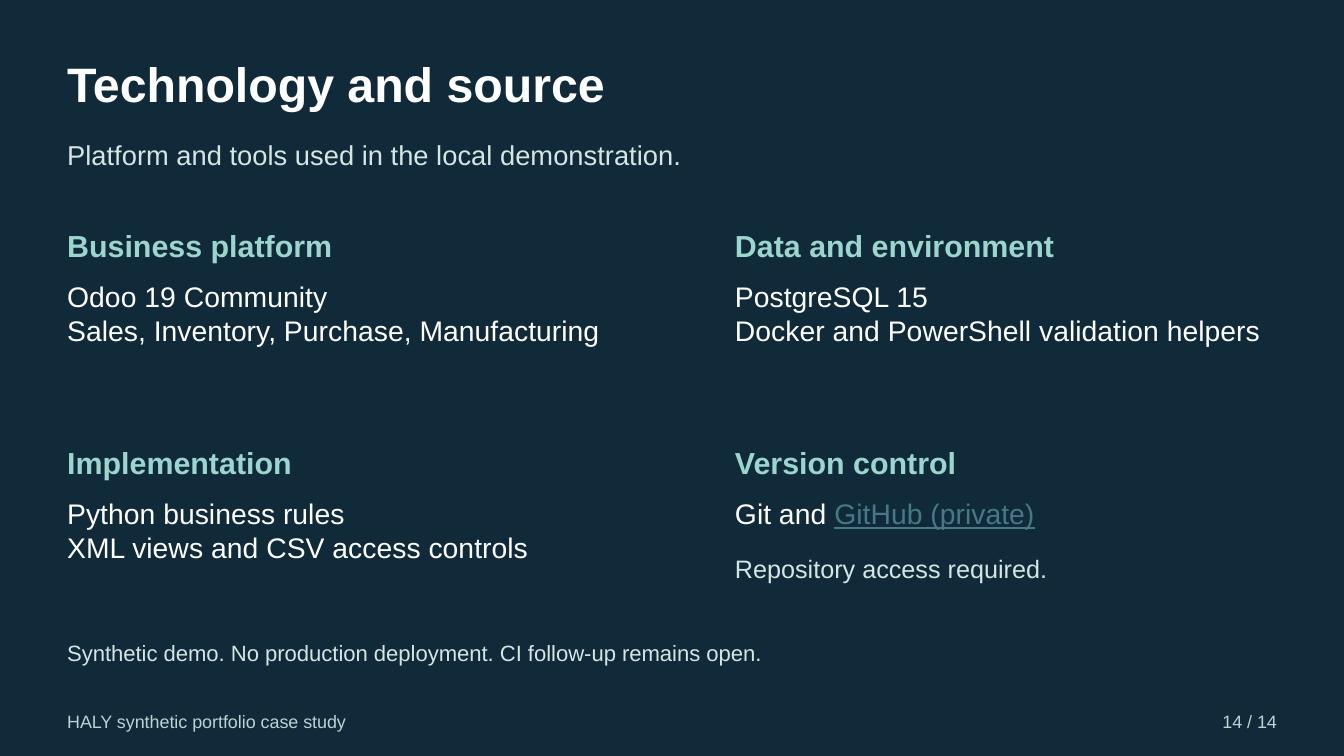
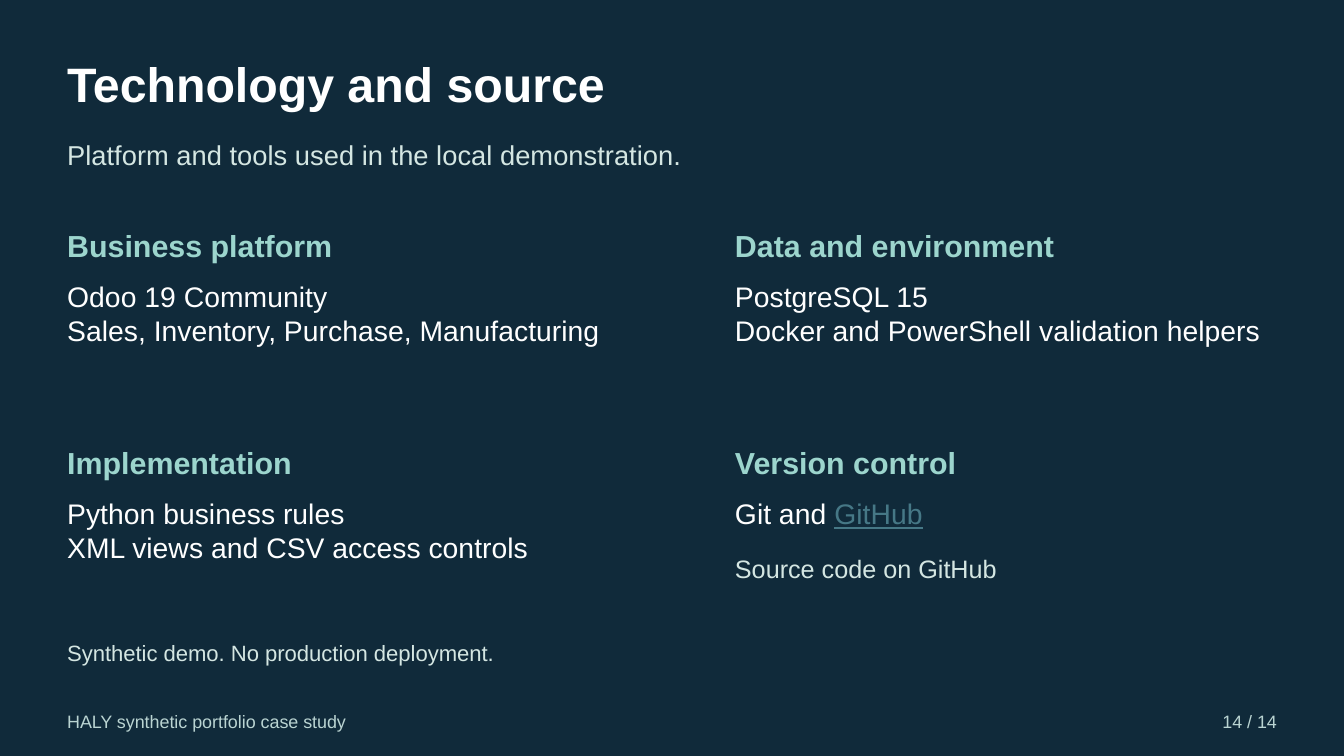
Before and after one commit to yusufondes/Operations-Control-Tower, a slide deck: slide 14 of docs/portfolio/HALY-Operations-Control-Tower-Case-Study-Revised.pptx. Drawn at 1344x756 pixels with LibreOffice and Linux fonts; fonts in the diff are those of the drawing. Boxes give left, top, right and bottom in pixels: in the first picture for what was removed or moved away, otherwise in the second. Text is boxed around its words. In the diff, an @@ line names an element or a change of style, - is before the commit and + after.

```diff
--- a/docs/portfolio/HALY-Operations-Control-Tower-Case-Study-Revised.pptx
+++ b/docs/portfolio/HALY-Operations-Control-Tower-Case-Study-Revised.pptx
@@ text at (735,503,922,529): text changed; text colour #467886 to #FFFFFF @@
-Git and GitHub (private)
+Git and GitHub
@@ text at (735,559,996,579): text changed @@
-Repository access required.
+Source code on GitHub
@@ text at (67,645,494,666): text changed @@
-Synthetic demo. No production deployment. CI follow-up remains open.
+Synthetic demo. No production deployment.
```
Also in this commit, not shown: 2 other slides changed, 16 other files.
